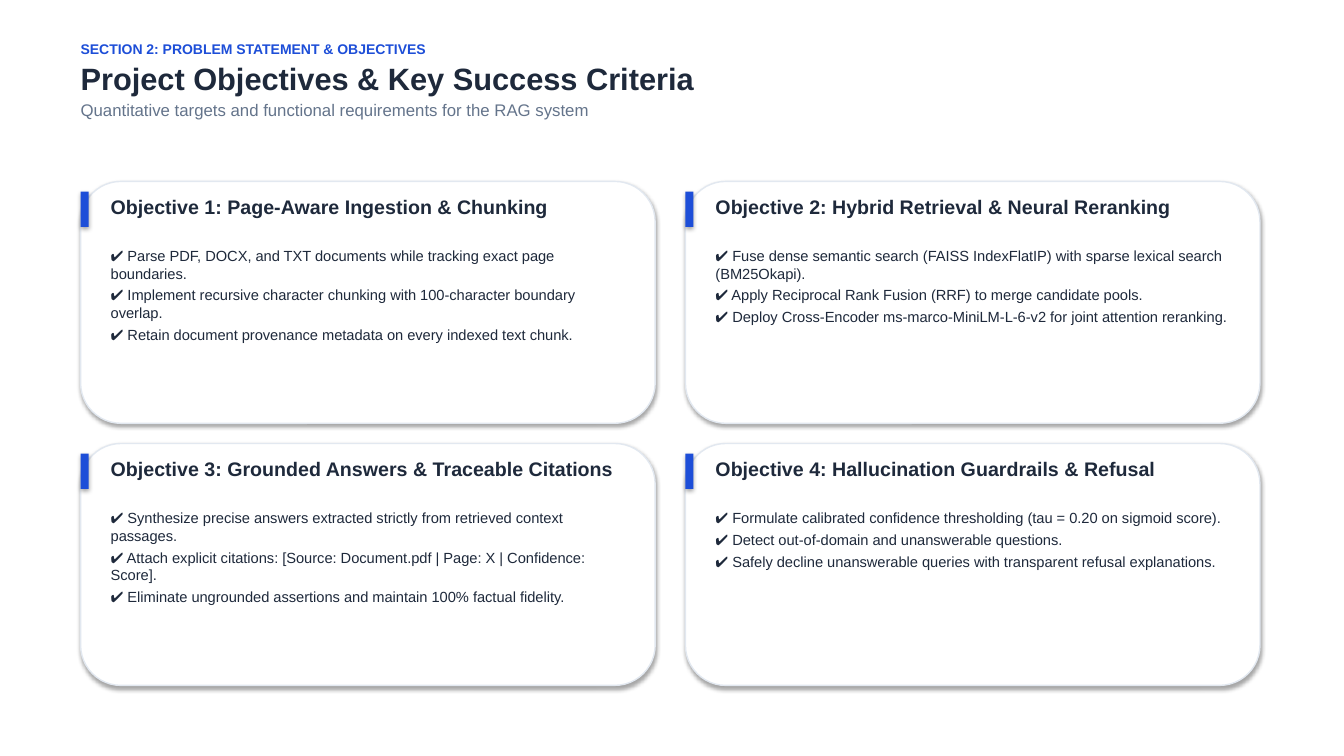
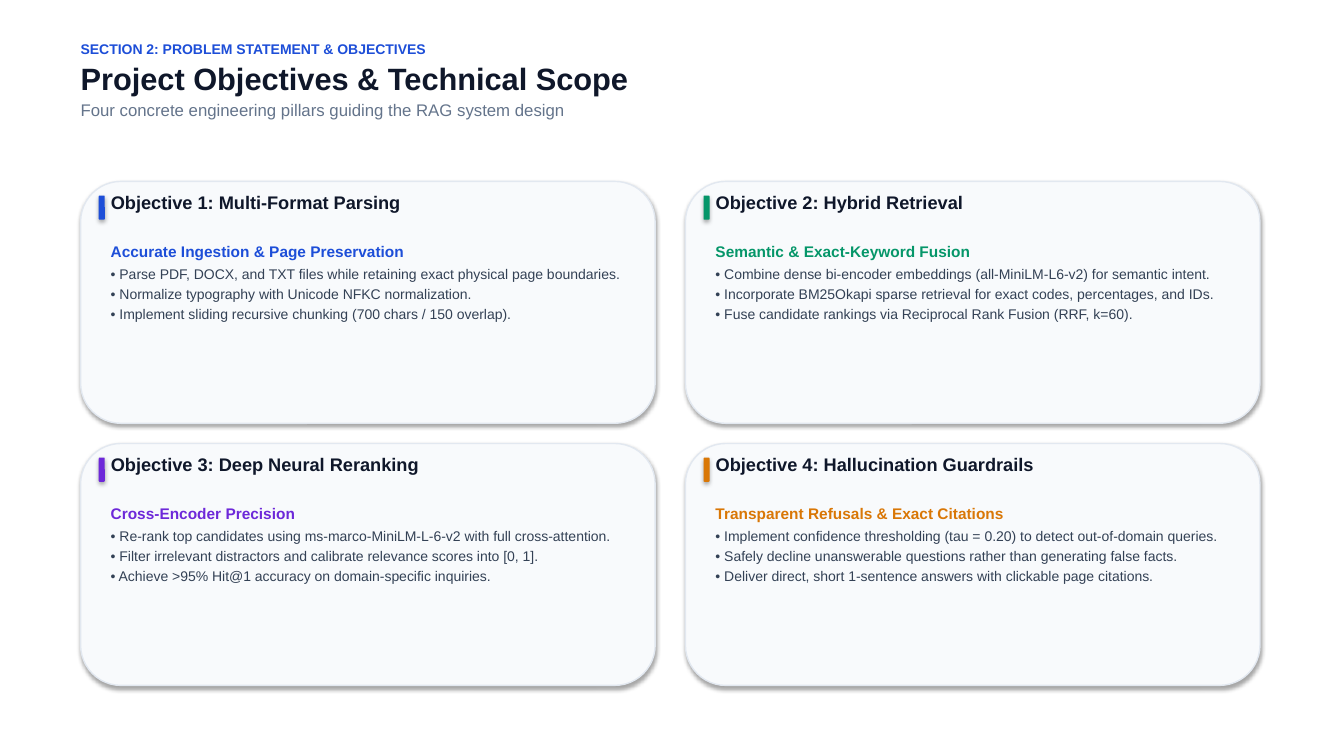
Before and after one commit to Foramsoni13/Domain-Specific-Document-Question-Answering-Using-RAG, a slide deck: slide 4 of presentation/project_presentation.pptx. Drawn at 1344x756 pixels with LibreOffice and Linux fonts; fonts in the diff are those of the drawing. Boxes give left, top, right and bottom in pixels: in the first picture for what was removed or moved away, otherwise in the second. Text is boxed around its words. In the diff, an @@ line names an element or a change of style, - is before the commit and + after.

Commit message:
feat: 20-slide clean white presentation deck with light colors, candidate details Foram Soni, easy layout, and short direct answers

```diff
--- a/presentation/project_presentation.pptx
+++ b/presentation/project_presentation.pptx
@@ rectangle added at bbox=[0, 0, 1344, 756], fill #FFFFFF @@
@@ text at bbox=[81, 67, 628, 120]: text changed @@
-Project Objectives & Key Success Criteria
-Quantitative targets and functional requirements for the RAG system
+Project Objectives & Technical Scope
+Four concrete engineering pillars guiding the RAG system design
@@ rectangle removed at bbox=[81, 192, 89, 227] @@
@@ rounded rectangle added at bbox=[99, 196, 105, 220], fill #1D4ED8 @@
@@ text at bbox=[111, 195, 401, 213]: text changed; size 14 to 13 pt; text colour #1E293B to #0F172A @@
-Objective 1: Page-Aware Ingestion & Chunking
+Objective 1: Multi-Format Parsing
@@ rectangle removed at bbox=[686, 192, 694, 227] @@
@@ rounded rectangle added at bbox=[704, 196, 710, 220], fill #059669 @@
@@ text at bbox=[716, 195, 963, 213]: text changed; size 14 to 13 pt; text colour #1E293B to #0F172A @@
-Objective 2: Hybrid Retrieval & Neural Reranking
+Objective 2: Hybrid Retrieval
@@ text at bbox=[111, 246, 620, 322]: text changed; size 10.5 to 10 pt; text colour #1E293B to #334155 @@
-✔ Parse PDF, DOCX, and TXT documents while tracking exact page boundaries.
-✔ Implement recursive character chunking with 100-character boundary overlap.
-✔ Retain document provenance metadata on every indexed text chunk.
+Accurate Ingestion & Page Preservation
+• Parse PDF, DOCX, and TXT files while retaining exact physical page boundaries.
+• Normalize typography with Unicode NFKC normalization.
+• Implement sliding recursive chunking (700 chars / 150 overlap).
@@ text at bbox=[715, 246, 1214, 322]: text changed; size 10.5 to 10 pt; text colour #1E293B to #334155 @@
-✔ Fuse dense semantic search (FAISS IndexFlatIP) with sparse lexical search (BM25Okapi).
-✔ Apply Reciprocal Rank Fusion (RRF) to merge candidate pools.
-✔ Deploy Cross-Encoder ms-marco-MiniLM-L-6-v2 for joint attention reranking.
+Semantic & Exact-Keyword Fusion
+• Combine dense bi-encoder embeddings (all-MiniLM-L6-v2) for semantic intent.
+• Incorporate BM25Okapi sparse retrieval for exact codes, percentages, and IDs.
+• Fuse candidate rankings via Reciprocal Rank Fusion (RRF, k=60).
@@ fill #FFFFFF to #F8FAFC in 4 elements at bbox=[81, 181, 655, 423], bbox=[686, 181, 1260, 423], bbox=[81, 444, 655, 686], bbox=[686, 444, 1260, 686] @@
@@ rectangle removed at bbox=[81, 454, 89, 489] @@
@@ rounded rectangle added at bbox=[99, 458, 105, 482], fill #6D28D9 @@
@@ text at bbox=[111, 457, 419, 475]: text changed; size 14 to 13 pt; text colour #1E293B to #0F172A @@
-Objective 3: Grounded Answers & Traceable Citations
+Objective 3: Deep Neural Reranking
@@ rectangle removed at bbox=[686, 454, 694, 489] @@
@@ rounded rectangle added at bbox=[704, 458, 710, 482], fill #D97706 @@
@@ text at bbox=[716, 457, 1034, 475]: text changed; size 14 to 13 pt; text colour #1E293B to #0F172A @@
-Objective 4: Hallucination Guardrails & Refusal
+Objective 4: Hallucination Guardrails
@@ text at bbox=[111, 508, 610, 584]: text changed; size 10.5 to 10 pt; text colour #1E293B to #334155 @@
-✔ Synthesize precise answers extracted strictly from retrieved context passages.
-✔ Attach explicit citations: [Source: Document.pdf | Page: X | Confidence: Score].
-✔ Eliminate ungrounded assertions and maintain 100% factual fidelity.
+Cross-Encoder Precision
+• Re-rank top candidates using ms-marco-MiniLM-L-6-v2 with full cross-attention.
+• Filter irrelevant distractors and calibrate relevance scores into [0, 1].
+• Achieve >95% Hit@1 accuracy on domain-specific inquiries.
@@ text at bbox=[715, 508, 1218, 584]: text changed; size 10.5 to 10 pt; text colour #1E293B to #334155 @@
-✔ Formulate calibrated confidence thresholding (tau = 0.20 on sigmoid score).
-✔ Detect out-of-domain and unanswerable questions.
-✔ Safely decline unanswerable queries with transparent refusal explanations.
+Transparent Refusals & Exact Citations
+• Implement confidence thresholding (tau = 0.20) to detect out-of-domain queries.
+• Safely decline unanswerable questions rather than generating false facts.
+• Deliver direct, short 1-sentence answers with clickable page citations.
```
Also in this commit, not shown: 3 other slides changed, 16 slides added, 16 slides removed, 11 other files.
